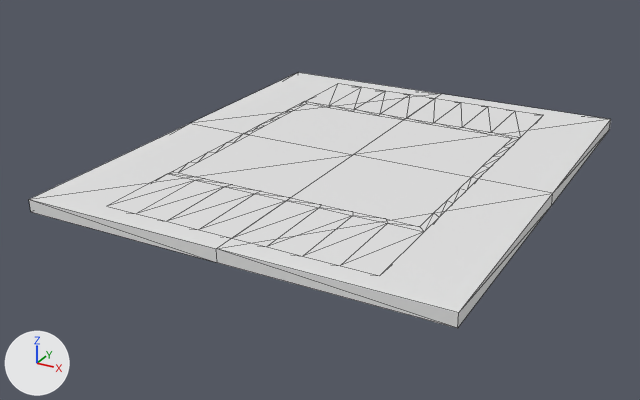
The glTF model Asset/Model/Bord/Bord.gltf, before and after one commit.
Camera for both pictures: a camera (50 mm lens) standing at (12.01, -24.09, 10.32) and looking at (-0.69, -1.0, -1.22). Lighting does not change. The marker at lower left points along +X, +Y and +Z. Mesh edges are drawn as thin lines. Vertices at the same position are counted once.

The first picture shows 'COL'.
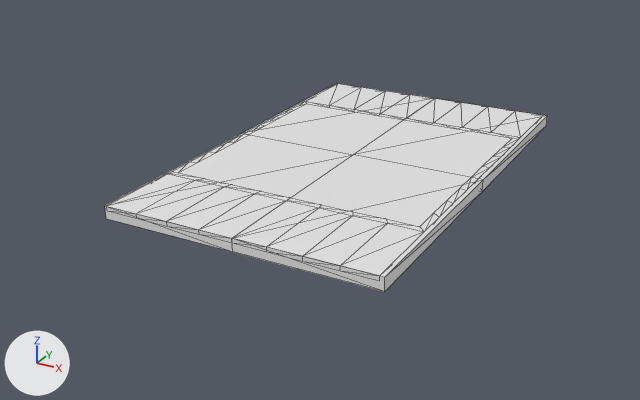
Pixel boxes [x1, y1, x2, y2] of what changed, in the pictures (640 x 400 px):
'COL', mesh rescaled (24% narrower, 18% shorter)
    before: [29, 72, 611, 328]
    after: [105, 83, 547, 292]

The change, as a list of edits to the scene's bpy script:
```text
Change me_立方体:
    where me_立方体.from_pydata(...)  # 18 vertices, 32 faces; spans x -6.5..6.5, y -7.7..7.6, z -0.3..0.1
    used by ob_col; location = (0.0, 0.0, 0.0)
    me_立方体 part 1: the whole mesh is scaled about its middle by (0.667, 0.911, 1)
```
